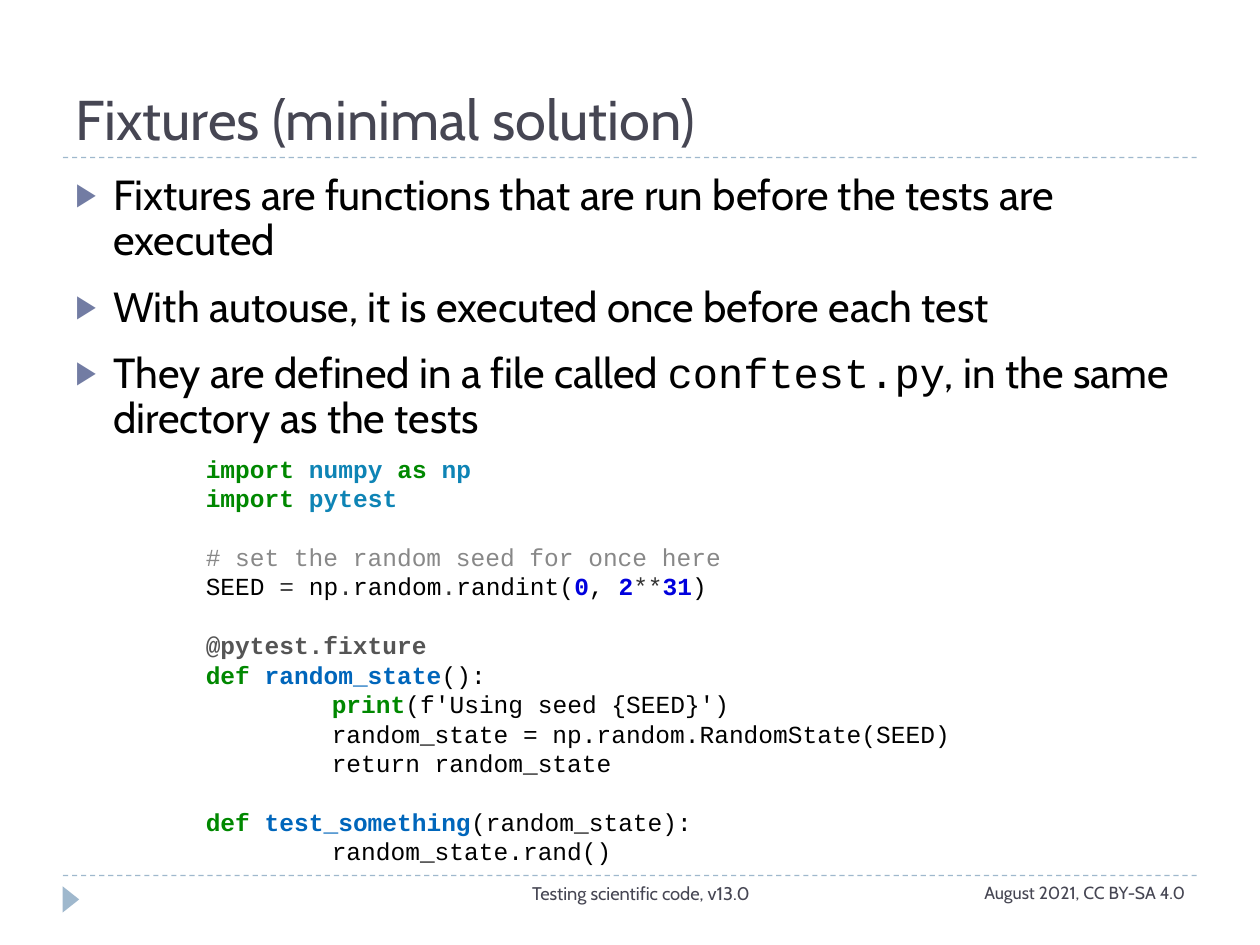
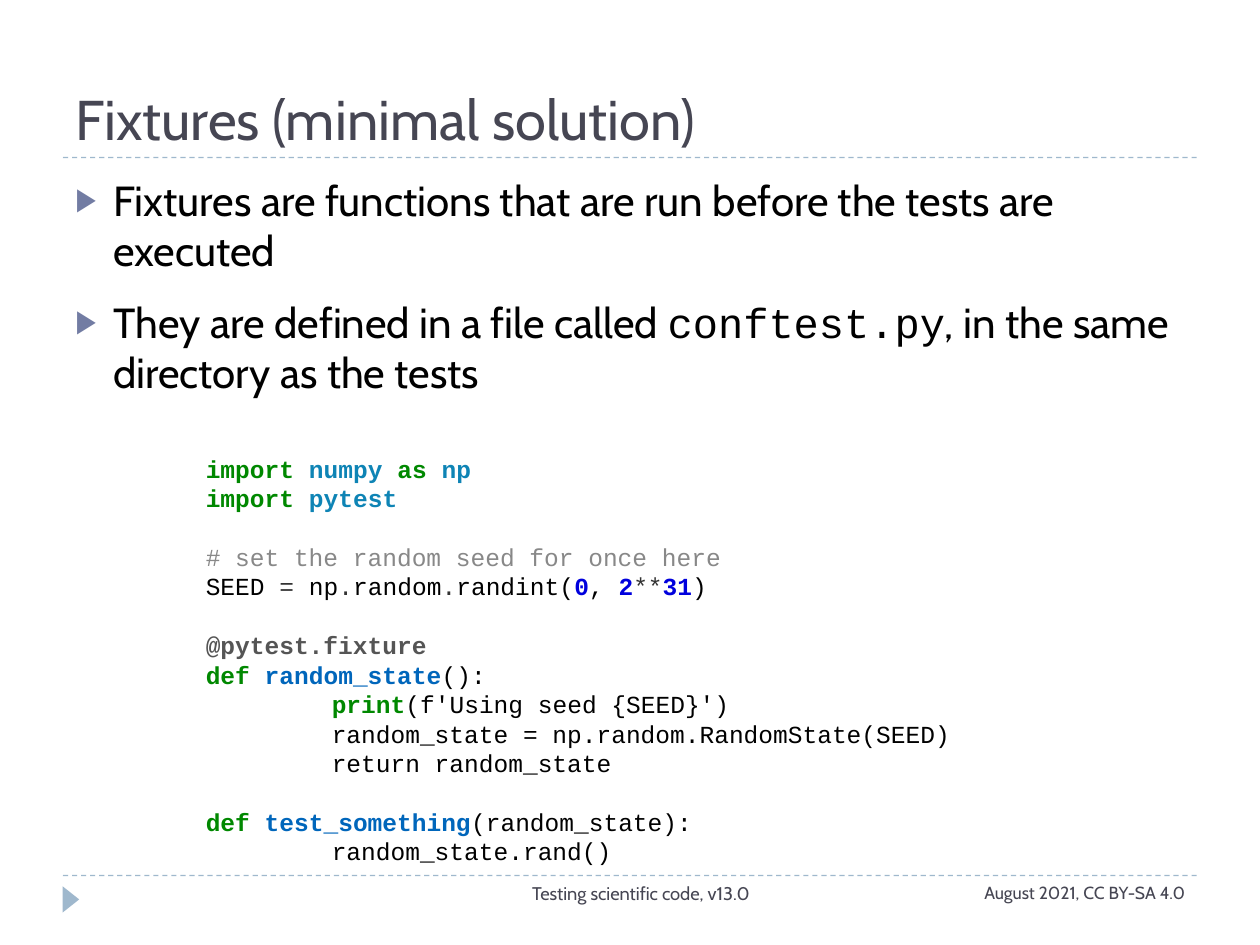
Before and after one commit to ASPP/testing_debugging_profiling, a slide deck: slide 26 of testing_part2.pptx. Drawn at 1260x945 pixels with LibreOffice and Linux fonts; fonts in the diff are those of the drawing. Boxes give left, top, right and bottom in pixels: in the first picture for what was removed or moved away, otherwise in the second. Text is boxed around its words. In the diff, an @@ line names an element or a change of style, - is before the commit and + after.

```diff
--- a/testing_part2.pptx
+++ b/testing_part2.pptx
@@ text "Fixtures are functions that are ..." at bbox=[113, 184, 1169, 398]: line spacing 0.9 to 1 @@
@@ text at bbox=[113, 290, 989, 327]: paragraph removed @@
-▶ With autouse, it is executed once before each test
```
Also in this commit, not shown: 5 other slides changed.
